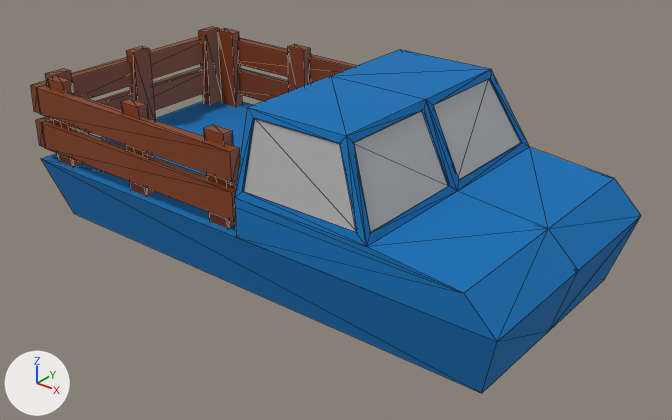
A saved change to the glTF model Assets/Car2.glb.
The view is the same before and after, from a camera (50 mm lens) standing at (2.79, -3.43, 2.66) and looking at (0.08, -0.03, 0.56). The axes (+X, +Y, +Z) are drawn at lower left. The lights are the same throughout. Mesh edges are drawn as thin lines. Where no turn or scale is listed for an object, it has been applied to the vertices. Vertices at the same position are counted once.

The older version as bpy lines, for what is in view:
```python
me_cube_017 = bpy.data.meshes.new('Cube.017')
me_cube_017.from_pydata(...)  # 12 vertices, 22 faces; spans x -1.5..1.4, y -0.7..0.7, z 0.3..0.65
me_cube_017.materials.append(mat_material_007)  # blue #0071b8
me_cube_023 = bpy.data.meshes.new('Cube.023')
me_cube_023.from_pydata(...)  # a box spanning x -0.08..0.08, y -0.08..0.08, z -0.08..0.08; a box spanning x 0.0..0.05, y 0.02..0.17, z -0.14..1.57; a box spanning x -0.06..-0.01, y 0.02..0.17, z -0.14..1.57; a box spanning x -0.08..0.08, y -0.07..0.08, z 0.64..0.79; a box spanning x -0.08..0.08, y -0.07..0.08, z 1.32..1.47
me_cube_023.materials.append(mat_material_008)  # brown #853e19
me_cube_026 = bpy.data.meshes.new('Cube.026')
me_cube_026.from_pydata(...)  # 56 vertices, 114 faces; spans x 0.012..1.4, y -0.7..0.7, z 0.65..1.259
# faces by material slot: [106, 8]
me_cube_026.materials.append(mat_material_007)  # blue #0071b8
me_cube_026.materials.append(mat_material_006)  # grey #bebebe
ob_car2 = bpy.data.objects.new('Car2', me_cube_017)
ob_car2.location = (0.0, 0.0, 0.0)
ob_cube_011 = bpy.data.objects.new('Cube.011', me_cube_023)
ob_cube_011.parent = ob_car2
ob_cube_011.location = (-1.438, 0.578, 0.878)
ob_cube_011.rotation_euler = (-1.571, -1.571, 0.0)  # degrees (-90, -90, 0)
ob_cube_011.scale = (-3.34, -0.408, -0.811)
ob_cube_013 = bpy.data.objects.new('Cube.013', me_cube_026)
ob_cube_013.location = (0.0, 0.0, 0.0)
# also in view: 'Cube.012' at (-0.73, 0.65, 0.88); 'Cube.015' at (-0.72, -0.65, 0.88)
```
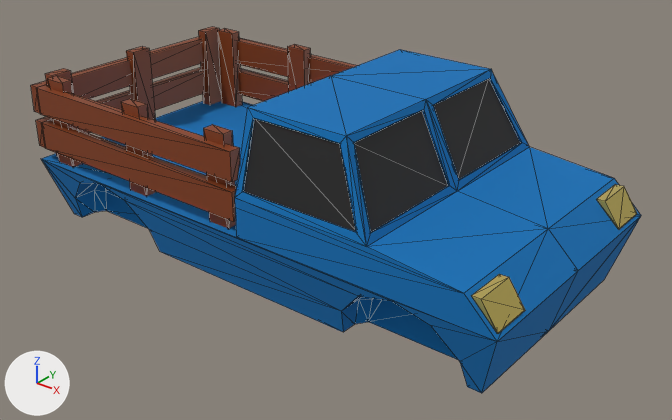
Commit message: Lygter til bil

Where the change shows, as pixel boxes (x1, y1, x2, y2) in the pictures (672 x 420 px):
part 1 of me_cube_017, added
    after: (41, 159, 497, 393)
part 2 of me_cube_026, added (yellow)
    after: (471, 184, 637, 334)
part 3 of me_cube_026, recoloured (grey to black)
    both: (244, 79, 521, 232)

The change, as a list of edits to the scene's bpy script:
```text
Add mat_material:
    mat_material = principled_material('Material')
    mat_material.base_color = (0.0327, 0.0327, 0.0327)  # black #333333
    mat_material.metallic = 0.48
Add mat_lygter:
    mat_lygter = principled_material('Lygter')
    mat_lygter.base_color = (0.596, 0.48, 0.118)  # yellow #cbb860
    mat_lygter.metallic = 0.441
    mat_lygter.roughness = 0.213
Add mat_baglygter:
    mat_baglygter = principled_material('BagLygter')
    mat_baglygter.base_color = (0.8, 0.00518, 0.0)  # red #e71000
    mat_baglygter.metallic = 1.0
    mat_baglygter.roughness = 0.358
Change me_cube_017:
    used by ob_car2; location = (0.0, 0.0, 0.0)
    remove me_cube_017.from_pydata(...)  # 12 vertices, 22 faces; spans x -1.5..1.4, y -0.7..0.7, z 0.3..0.65
    add me_cube_017.from_pydata(...)  # 112 vertices, 214 faces; spans x -1.5..1.4, y -0.7..0.7, z 0.3..0.65
    me_cube_017 part 1: 50 vertices added at x -1.5..1.23, y -0.7..-0.44, z 0.3..0.64
    add me_cube_017.materials.append(mat_baglygter)  # red #e71000
Change me_cube_026:
    used by ob_cube_013; location = (0.0, 0.0, 0.0)
    remove me_cube_026.from_pydata(...)  # 56 vertices, 114 faces; spans x 0.012..1.4, y -0.7..0.7, z 0.65..1.259
    add me_cube_026.from_pydata(...)  # 72 vertices, 138 faces; spans x 0.012..1.4, y -0.7..0.7, z 0.65..1.259
    me_cube_026 part 2
    8 vertices are added at x 1.258..1.388, y -0.674..0.457, z 0.666..0.789
    8 new vertices lie (0.0, 0.217, 0.0) away from vertices in x 1.258..1.388, y -0.674..0.457, z 0.666..0.789
    24 new faces join them, mat_lygter (yellow #cbb861)
    me_cube_026 part 3: 8 faces spanning x 0.056..0.744, y -0.68..0.68, z 0.884..1.218 switch from mat_material_006 (grey #bebebe) to mat_material (black #333333)
    add me_cube_026.materials.append(mat_lygter)  # yellow #cbb860
```
